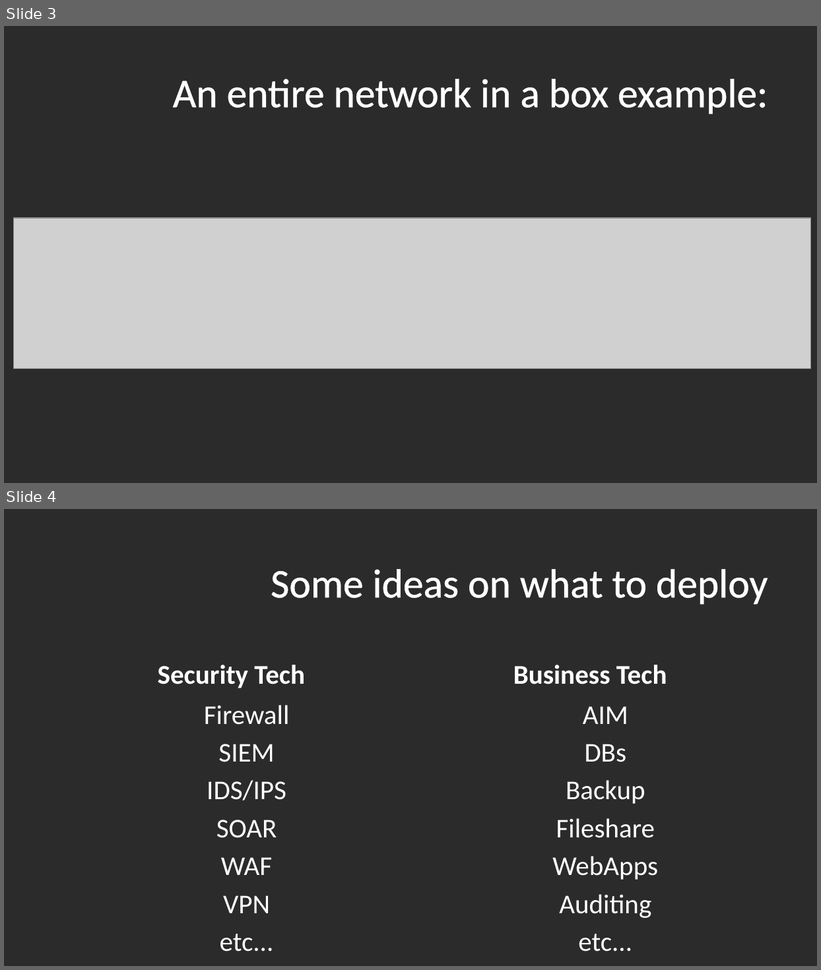
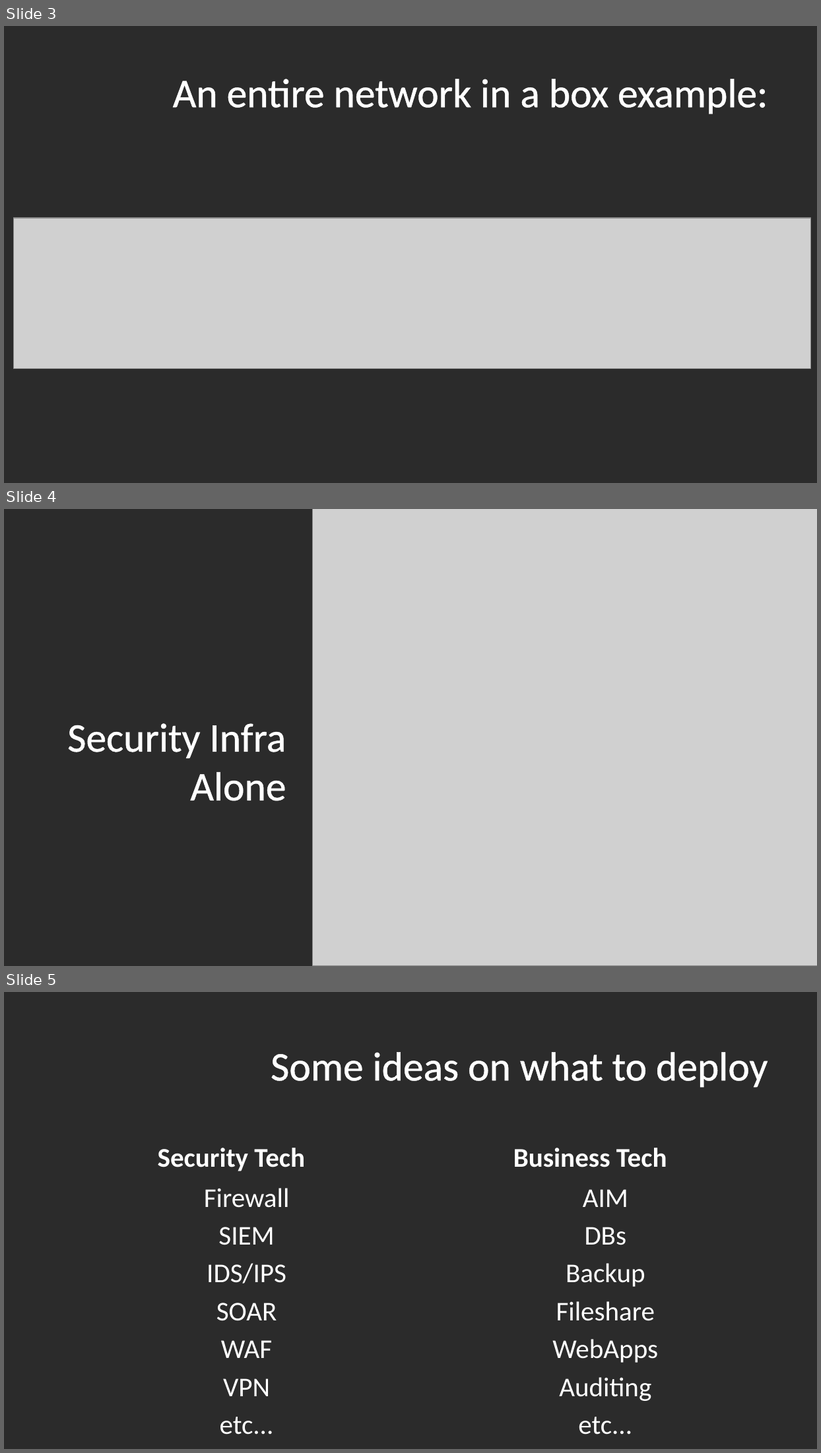
Before and after one commit to sreilly1977/dlh-cyber_security, a slide deck: notes/Security_Infra_Project_For_CS_Academy.odp. Shown one above the other, each under a label of ours: slides 3 and 4 before the commit, slides 3, 4 and 5 after it. The pictures are 821x970 and 821x1453 pixels, drawn with LibreOffice and Linux fonts; fonts in the diff are those of the drawing; grey boxes stand for pictures; background and template pictures are left out; a plain dark background stands for a picture behind light text. Boxes give left, top, right and bottom in pixels: in the first picture for what was removed or moved away, otherwise in the second. Text is boxed around its words. In the diff, an @@ line names an element or a change of style, - is before the commit and + after.

```diff
--- a/notes/Security_Infra_Project_For_CS_Academy.odp
+++ b/notes/Security_Infra_Project_For_CS_Academy.odp
@@ slide 4 added at [4, 509, 817, 966], background picture (left out) @@
@@ picture added at [313, 509, 817, 966] @@
@@ title added at [67, 723, 286, 801], 36 pt, text #FFFFFF @@
+Security Infra Alone
@@ what was slide 4 is now slide 5 @@
```
Also in this commit, not shown: 1 other slide added, 1 other file.
